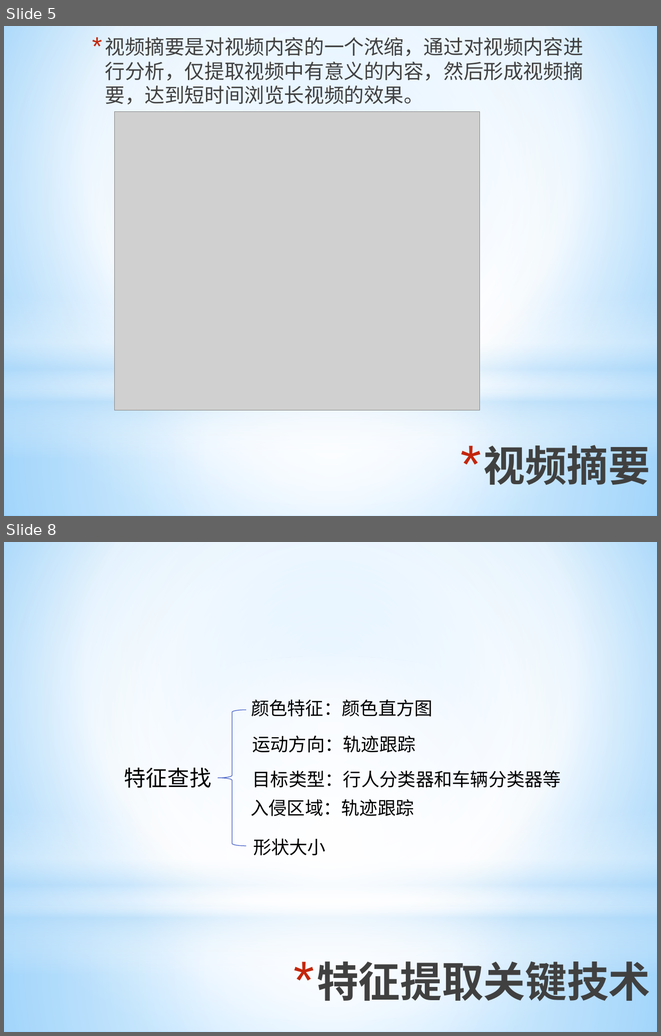
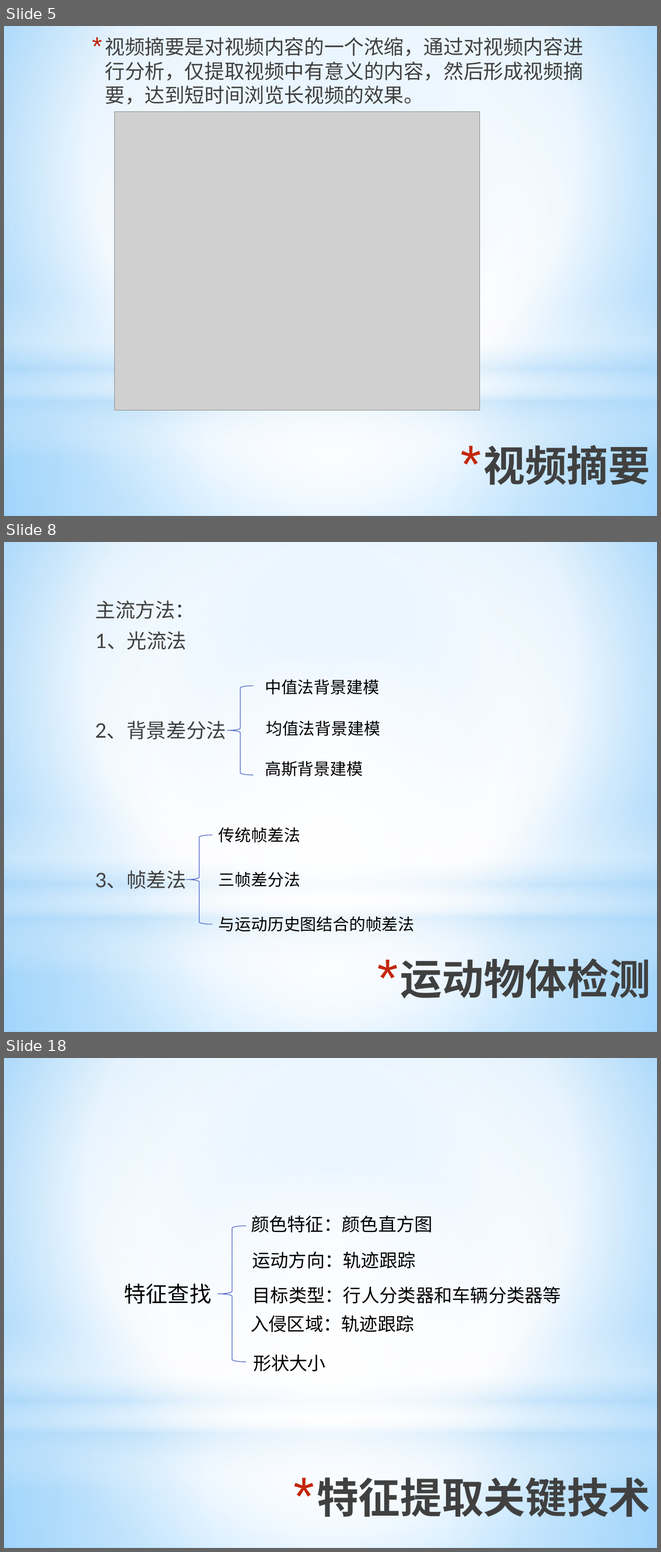
Before and after one commit to ronnyMakhuddin/motion-detect-tiqu, a slide deck: 研究生毕业设计/文档管理/预答辩/毕业设计预答辩.pptx. Shown one above the other, each under a label of ours: slides 5 and 8 before the commit, slides 5, 8 and 18 after it; the slides between them are not shown. The pictures are 661x1036 and 661x1552 pixels, drawn with LibreOffice and Linux fonts; fonts in the diff are those of the drawing; grey boxes stand for pictures. Boxes give left, top, right and bottom in pixels: in the first picture for what was removed or moved away, otherwise in the second. Text is boxed around its words. In the diff, an @@ line names an element or a change of style, - is before the commit and + after.

```diff
--- a/研究生毕业设计/文档管理/预答辩/毕业设计预答辩.pptx
+++ b/研究生毕业设计/文档管理/预答辩/毕业设计预答辩.pptx
@@ slide 8 added at (4, 542, 657, 1032), background gradient #9ED5FF to #FFFFFF to #5BB9FF; not listed: 4 template elements that a slide beside it also shows @@
@@ text added at (95, 600, 195, 650), 22 pt, text #404040 @@
+主流方法：
+1、光流法
@@ text added at (265, 679, 379, 695), 18 pt, text #000000 @@
+中值法背景建模
@@ left brace added at (227, 686, 254, 775), outline #4E67C8 0.75 pt @@
@@ text added at (95, 721, 226, 739), 22 pt, text #404040 @@
+2、背景差分法
@@ text added at (266, 721, 380, 736), 18 pt, text #000000 @@
+均值法背景建模
@@ text added at (265, 761, 363, 776), 18 pt, text #000000 @@
+高斯背景建模
@@ text added at (219, 827, 300, 843), 18 pt, text #000000 @@
+传统帧差法
@@ left brace added at (186, 835, 212, 924), outline #4E67C8 0.75 pt @@
@@ text added at (95, 870, 186, 889), 22 pt, text #404040 @@
+3、帧差法
@@ text added at (219, 872, 300, 887), 18 pt, text #000000 @@
+三帧差分法
@@ text added at (219, 916, 415, 932), 18 pt, text #000000 @@
+与运动历史图结合的帧差法
@@ title added at (400, 952, 651, 1005), 46 pt, text gradient #000000 to #404040 to #212745, bold @@
+* 运动物体检测
@@ what was slide 8 is now slide 18 @@
```
Also in this commit, not shown: 3 slides changed, 9 other slides added.
